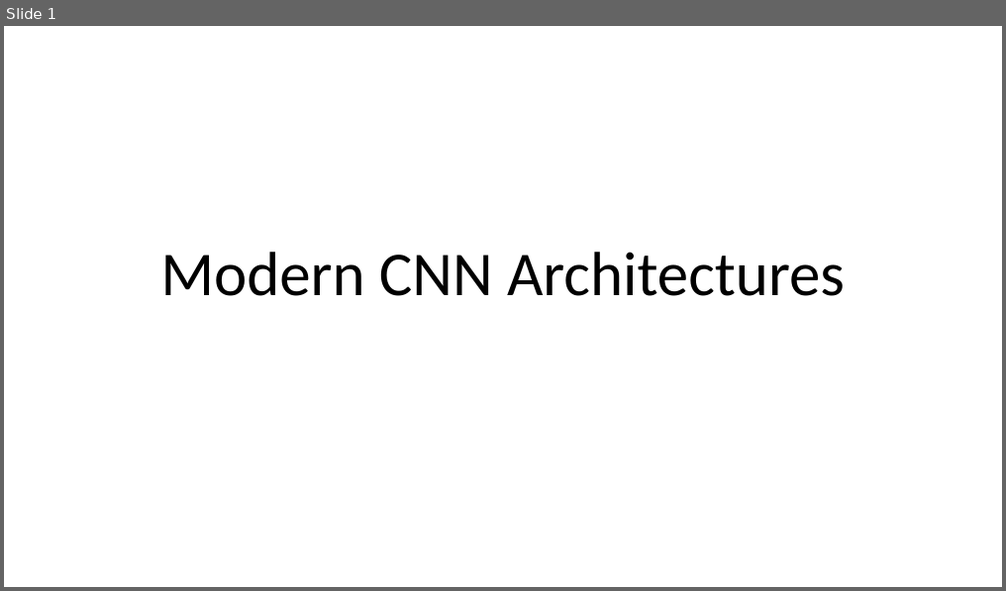
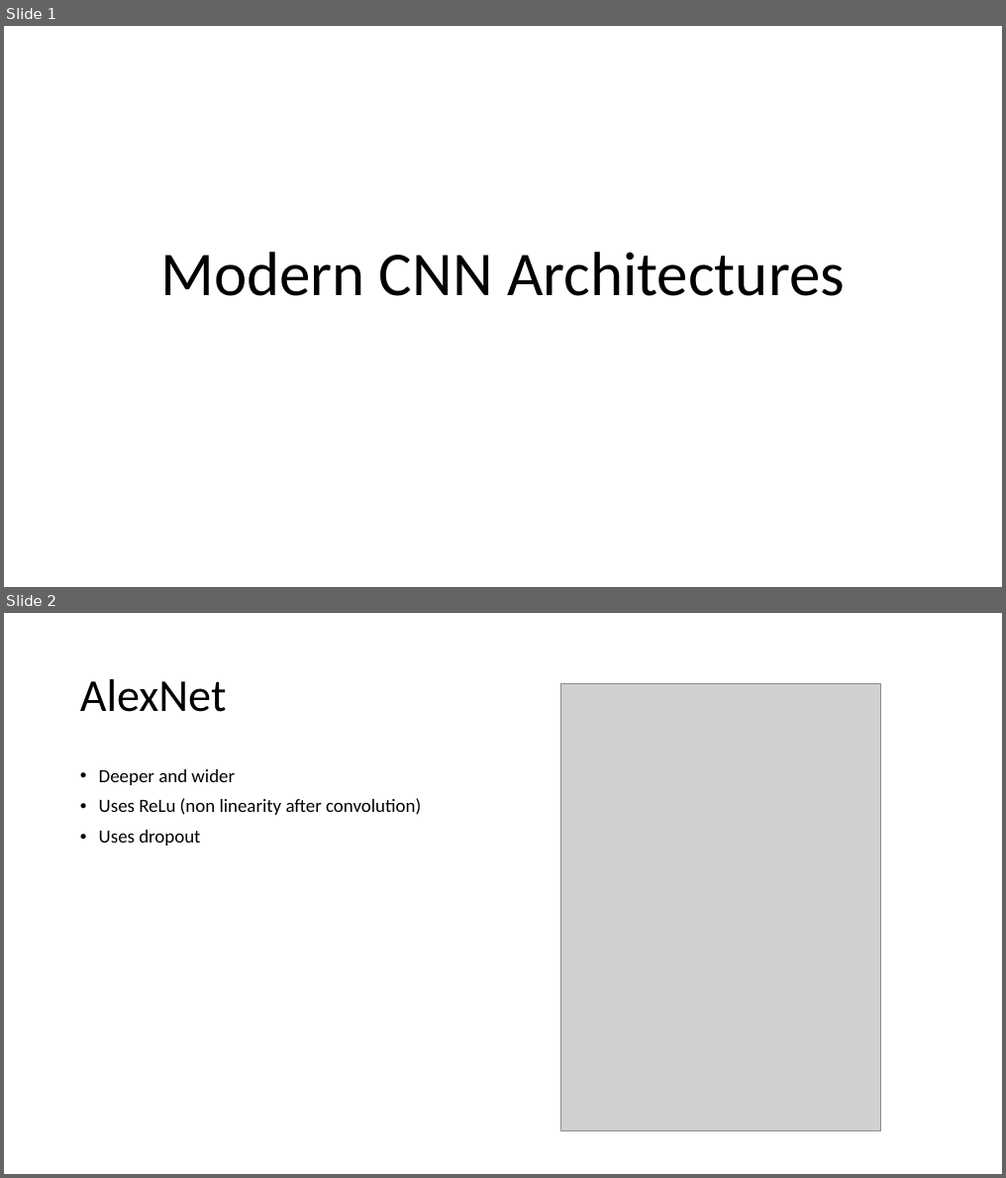
Before and after one commit to omroot/d2l_pytorch, a slide deck: mylearnings/mylecturenotes/ModernCNNArchitectures.pptx. Shown one above the other, each under a label of ours: slide 1 before the commit, slides 1 and 2 after it. The pictures are 1006x591 and 1006x1178 pixels, drawn with LibreOffice and Linux fonts; fonts in the diff are those of the drawing; grey boxes stand for pictures. Boxes give left, top, right and bottom in pixels: in the first picture for what was removed or moved away, otherwise in the second. Text is boxed around its words. In the diff, an @@ line names an element or a change of style, - is before the commit and + after.

```diff
--- a/mylearnings/mylecturenotes/ModernCNNArchitectures.pptx
+++ b/mylearnings/mylecturenotes/ModernCNNArchitectures.pptx
@@ slide 2 added at [4, 613, 1002, 1174], background #FFFFFF @@
@@ title added at [80, 679, 227, 712], 44 pt, text #000000 @@
+AlexNet
@@ picture added at [561, 684, 881, 1131] @@
@@ text added at [99, 769, 421, 846], 18 pt, text #000000 @@
+• Deeper and wider
+• Uses ReLu (non linearity after convolution)
+• Uses dropout
```
Also in this commit, not shown: 8 other slides added, 5 slides removed.
